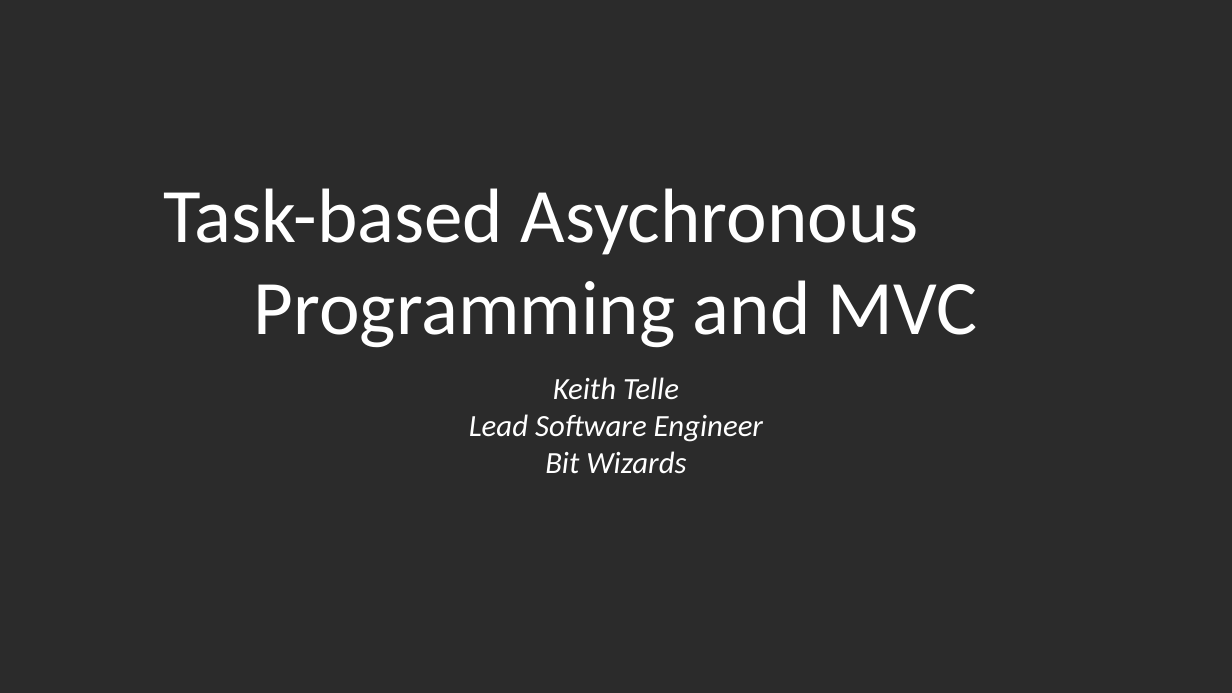
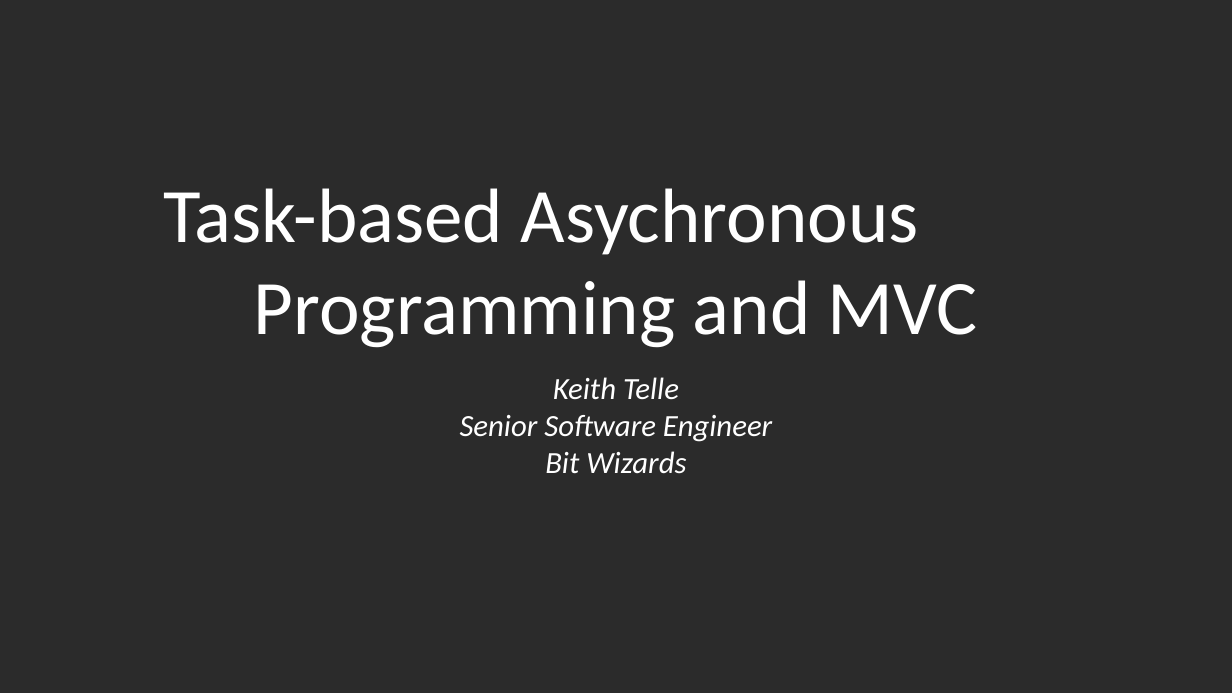
Before and after one commit to bwkeith/Asynchronous, a slide deck: slide 1 of Task-based Asynchronous Programming and MVC 5.pptx. Drawn at 1232x693 pixels with LibreOffice and Linux fonts; fonts in the diff are those of the drawing; background and template pictures are left out; a plain dark background stands for a picture behind light text. Boxes give left, top, right and bottom in pixels: in the first picture for what was removed or moved away, otherwise in the second. Text is boxed around its words. In the diff, an @@ line names an element or a change of style, - is before the commit and + after.

```diff
--- a/Task-based Asynchronous Programming and MVC 5.pptx
+++ b/Task-based Asynchronous Programming and MVC 5.pptx
@@ text at <box>460,415,772,442</box>: text changed @@
-Lead Software Engineer
+Senior Software Engineer
```
Also in this commit, not shown: 10 other slides changed.
